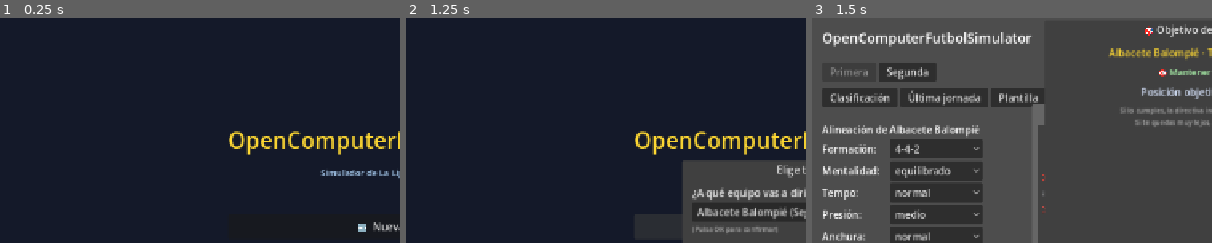
Above: before the commit, frames 1-3 (left to right).
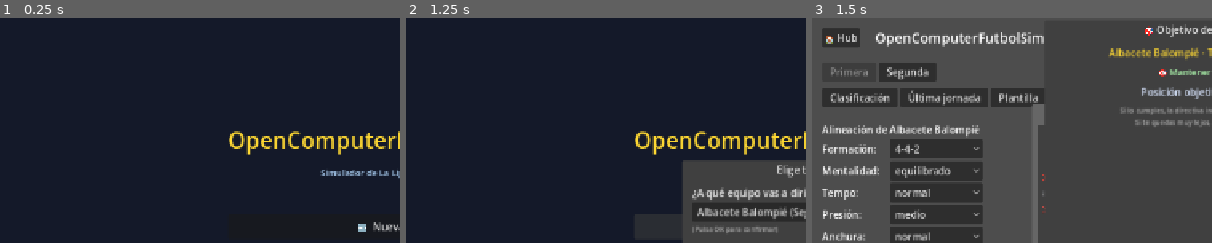
Above: after the commit, the same moments.

Repository: antxiko/OpenComputerFutbolSimulator
Game: Godot game, scene res://scenes/main_menu.tscn
Same seed, same stepped clock (60 frames per second), same inputs: the game is played once before the commit and once after it.
Inputs:
- Up to frame 1 (0.25 s): no input
- Up to frame 2 (1.25 s): click "🆕 Nueva partida" at 0.5 s
- Up to frame 3 (1.5 s): click "OK" at 1.25 s
The pictures show only the part of the screen within x 0-50%, y 0-50%; the shares and areas given below are measured in that part.

Frames 1-2 are identical in both runs. In frame 3, 2.2% of the frame differs, in the area x 2-58%, y 4-13%.

Commit message:
v0.2.1 — fix: tabs no se ocultaban encima del hub
En v0.2.0 el hub se renderizaba pero las tabs antiguas (división + vistas)
seguían visibles en la parte superior, dando la sensación de que no había
hub. Ahora:

- div_tabs_box, view_tabs_box, top_header_box, top_header_separator
  guardados como referencias.
- _refresh_ui oculta los 4 cuando current_view == VIEW_HUB. En sub-vistas,
  los muestra todos (incluyendo botón nuevo '🏠 Hub' para volver).
- Botón '🏠 Hub' al inicio del header superior — disponible en todas las
  sub-vistas (Plantilla, Mercado, Calendario, Finanzas, Carrera, etc).

Bump 0.2.0 -> 0.2.1.

Co-Authored-By: Claude Opus 4.7 (1M context) <noreply@anthropic.com>

Diff:
--- a/project.godot
+++ b/project.godot
@@ -12,7 +12,7 @@
 
 config/name="OpenComputerFutbolSimulator"
 config/description="Simulador híbrido de La Liga española (manager + motor de partido 2D). Primera y Segunda, 20 temporadas (2026-2046)."
-config/version="0.2.0"
+config/version="0.2.1"
 run/main_scene="res://scenes/main_menu.tscn"
 config/features=PackedStringArray("4.6", "GL Compatibility")
 
--- a/scripts/ui/game_hub.gd
+++ b/scripts/ui/game_hub.gd
@@ -99,6 +99,10 @@
 var year_label: Label
 var jornada_label: Label
 var status_label: Label
+var div_tabs_box: HBoxContainer
+var view_tabs_box: HBoxContainer
+var top_header_separator: HSeparator
+var top_header_box: HBoxContainer
 var primera_div_button: Button
 var segunda_div_button: Button
 var view_table_button: Button
@@ -171,9 +175,17 @@
 	margin.add_child(vbox)
 
 	# --- Header ---
-	var header := HBoxContainer.new()
-	header.add_theme_constant_override("separation", 24)
-	vbox.add_child(header)
+	top_header_box = HBoxContainer.new()
+	top_header_box.add_theme_constant_override("separation", 24)
+	vbox.add_child(top_header_box)
+	var header := top_header_box
+
+	# Botón "🏠 Hub" para volver al dashboard principal
+	var hub_btn := Button.new()
+	hub_btn.text = "🏠 Hub"
+	hub_btn.tooltip_text = "Volver al menú principal"
+	hub_btn.pressed.connect(_on_select_view.bind(VIEW_HUB))
+	header.add_child(hub_btn)
 
 	var title := Label.new()
 	title.text = "OpenComputerFutbolSimulator"
@@ -195,9 +207,10 @@
 	vbox.add_child(HSeparator.new())
 
 	# --- División tabs ---
-	var div_tabs := HBoxContainer.new()
-	div_tabs.add_theme_constant_override("separation", 4)
-	vbox.add_child(div_tabs)
+	div_tabs_box = HBoxContainer.new()
+	div_tabs_box.add_theme_constant_override("separation", 4)
+	vbox.add_child(div_tabs_box)
+	var div_tabs := div_tabs_box
 
 	primera_div_button = _make_tab_button("Primera", _on_select_division.bind("primera"))
 	div_tabs.add_child(primera_div_button)
@@ -205,9 +218,10 @@
 	div_tabs.add_child(segunda_div_button)
 
 	# --- View tabs ---
-	var view_tabs := HBoxContainer.new()
-	view_tabs.add_theme_constant_override("separation", 4)
-	vbox.add_child(view_tabs)
+	view_tabs_box = HBoxContainer.new()
+	view_tabs_box.add_theme_constant_override("separation", 4)
+	vbox.add_child(view_tabs_box)
+	var view_tabs := view_tabs_box
 
 	view_table_button = _make_tab_button("Clasificación", _on_select_view.bind(VIEW_TABLE))
 	view_tabs.add_child(view_table_button)
@@ -239,7 +253,8 @@
 	user_team_label.add_theme_color_override("font_color", Color(1.0, 0.85, 0.2))
 	view_tabs.add_child(user_team_label)
 
-	vbox.add_child(HSeparator.new())
+	top_header_separator = HSeparator.new()
+	vbox.add_child(top_header_separator)
 
 	# --- Content area (cambia según la vista) ---
 	var scroll := ScrollContainer.new()
@@ -2823,6 +2838,18 @@
 	jornada_label.text = "Jornada %d / %d (%s)" % [
 		st.current_jornada, st.calendar.size(), selected_division.capitalize()]
 
+	# En modo HUB, ocultar tabs antiguas y header superior — el hub tiene
+	# su propia cabecera/footer. En sub-vistas, mostrarlas todas.
+	var in_hub: bool = (current_view == VIEW_HUB)
+	if top_header_box != null:
+		top_header_box.visible = not in_hub
+	if div_tabs_box != null:
+		div_tabs_box.visible = not in_hub
+	if view_tabs_box != null:
+		view_tabs_box.visible = not in_hub
+	if top_header_separator != null:
+		top_header_separator.visible = not in_hub
+
 	primera_div_button.disabled = (selected_division == "primera")
 	segunda_div_button.disabled = (selected_division == "segunda")
 	view_table_button.disabled = (current_view == VIEW_TABLE)
